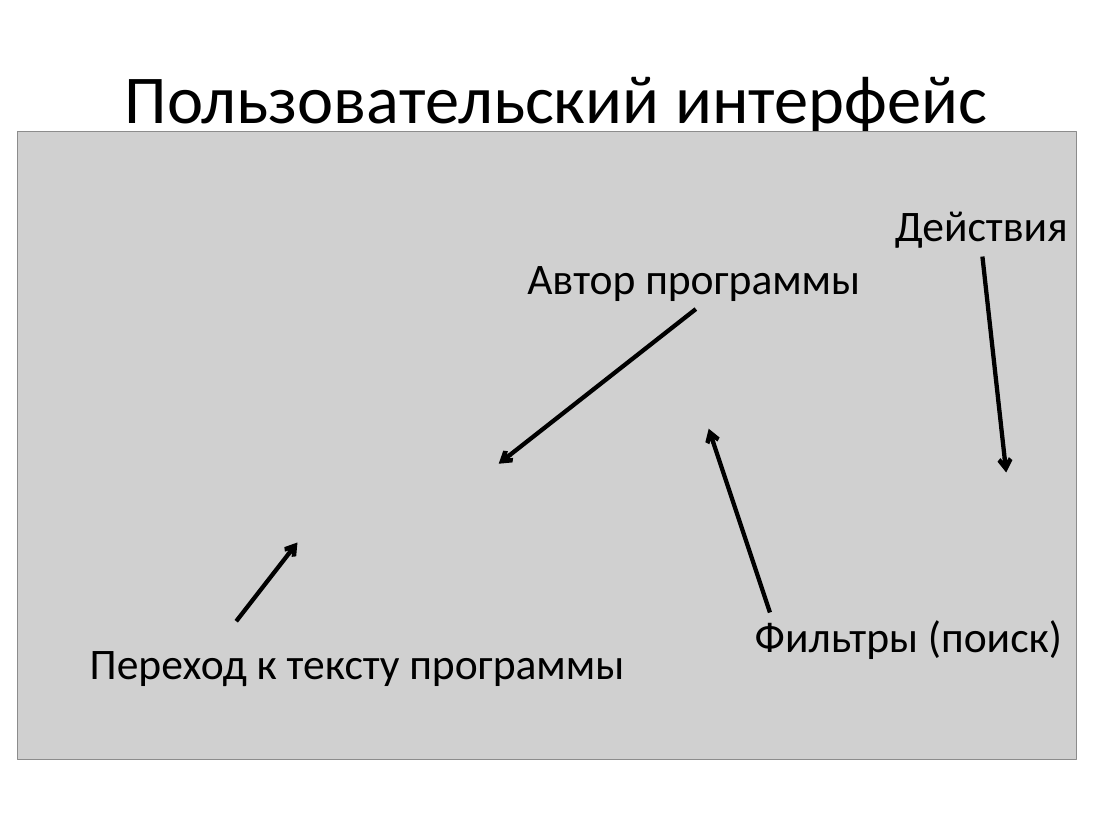
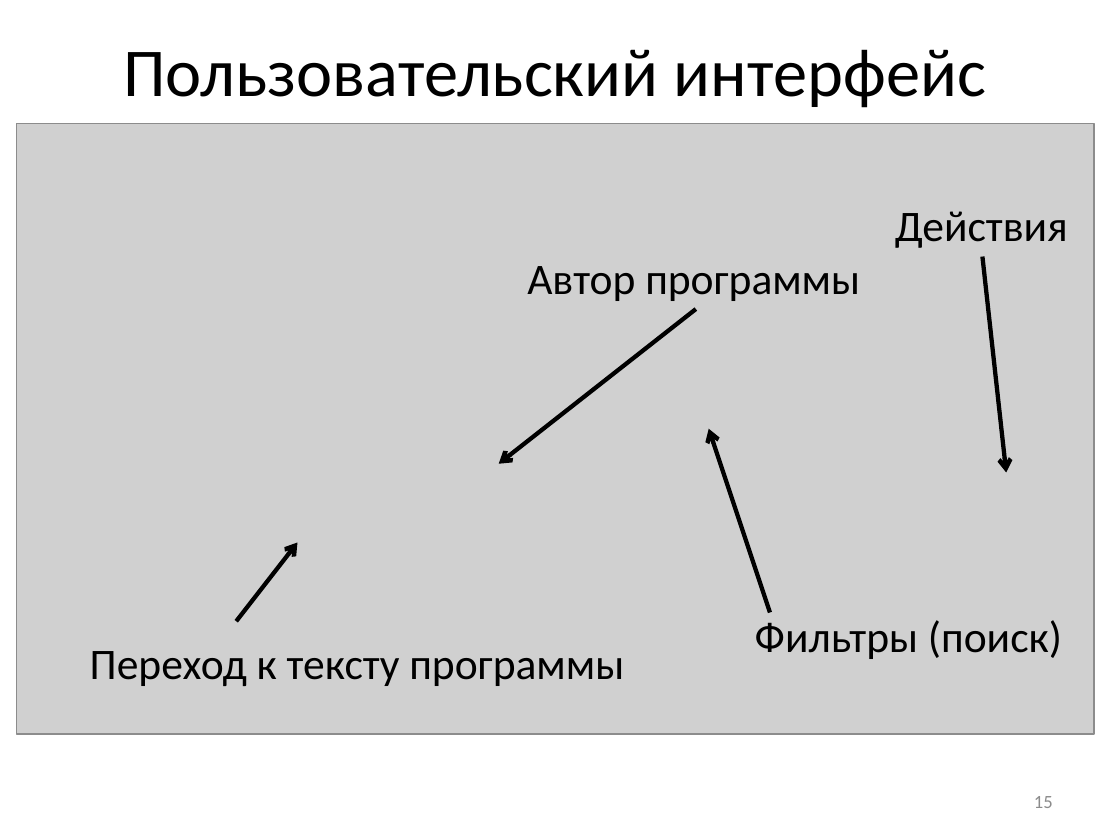
Before and after one commit to stden/diplomx, a slide deck: slide 15 of Кудрявцев Иван Владиславович/Презентация к диплому.pptx (slide 13 before the commit). Drawn at 1120x840 pixels with LibreOffice and Linux fonts; fonts in the diff are those of the drawing; grey boxes stand for pictures. Boxes give left, top, right and bottom in pixels: in the first picture for what was removed or moved away, otherwise in the second. Text is boxed around its words. In the diff, an @@ line names an element or a change of style, - is before the commit and + after.

```diff
--- a/Кудрявцев Иван Владиславович/Презентация к диплому.pptx
+++ b/Кудрявцев Иван Владиславович/Презентация к диплому.pptx
@@ title "Пользовательский интерфейс" rewrapped from [125,76,987,139] to [123,49,986,108] @@
@@ picture: place and size @@
-picture at [18,131,1076,759]
+picture at [17,123,1094,734]
@@ page number added at [1034,796,1053,808], 12 pt, text #8C8C8C @@
+15
```
Also in this commit, not shown: 15 other slides changed, 3 slides added, 2 other files.
